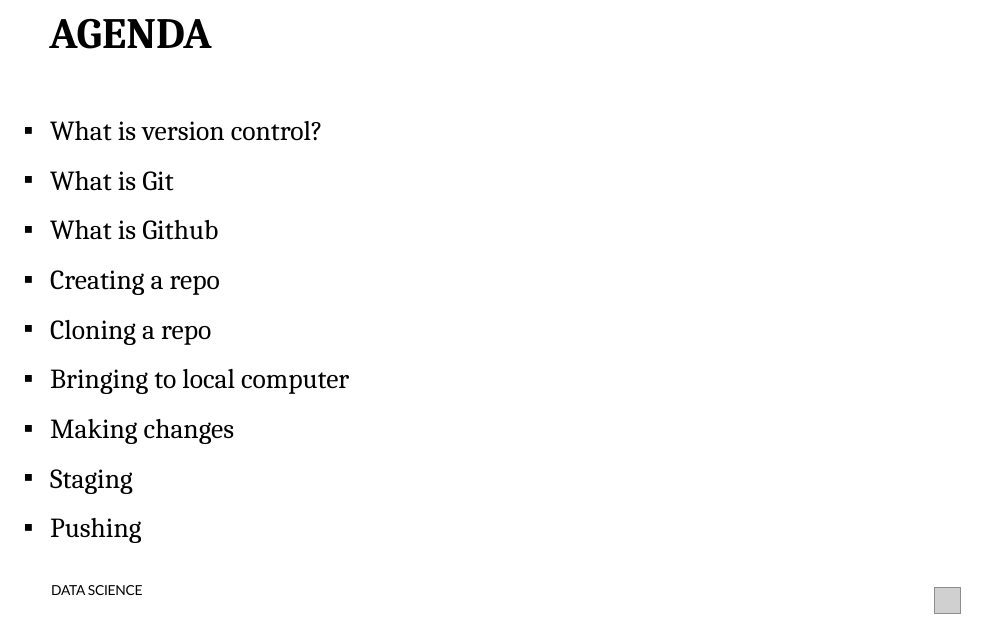
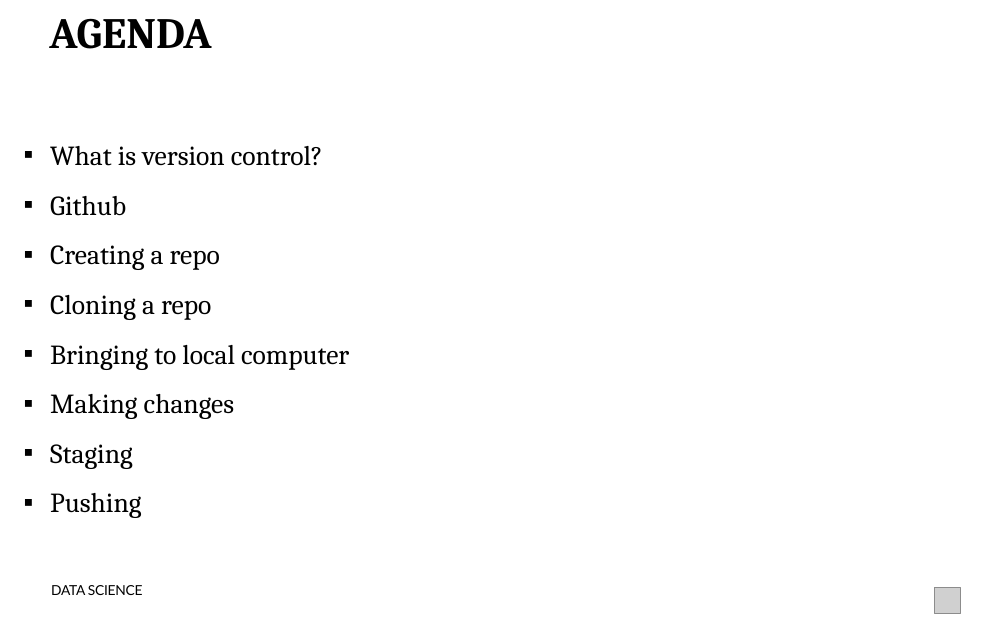
Before and after one commit to ejalonas/DAT_ATL_15, a slide deck: slide 2 of Lectures/VCS_Git_GitHub.pptx. Drawn at 1008x630 pixels with LibreOffice and Linux fonts; fonts in the diff are those of the drawing; grey boxes stand for pictures. Boxes give left, top, right and bottom in pixels: in the first picture for what was removed or moved away, otherwise in the second. Text is boxed around its words. In the diff, an @@ line names an element or a change of style, - is before the commit and + after.

Commit message:
added to do to VCS slides

```diff
--- a/Lectures/VCS_Git_GitHub.pptx
+++ b/Lectures/VCS_Git_GitHub.pptx
@@ text "What is version control?" moved from (x1=50, y1=121, x2=349, y2=543) to (x1=50, y1=146, x2=349, y2=518) @@
@@ text at (x1=50, y1=196, x2=126, y2=216): text changed @@
-      ▪ What is Git
-      ▪ What is Github
+      ▪ Github
```
Also in this commit, not shown: 3 slides added.
